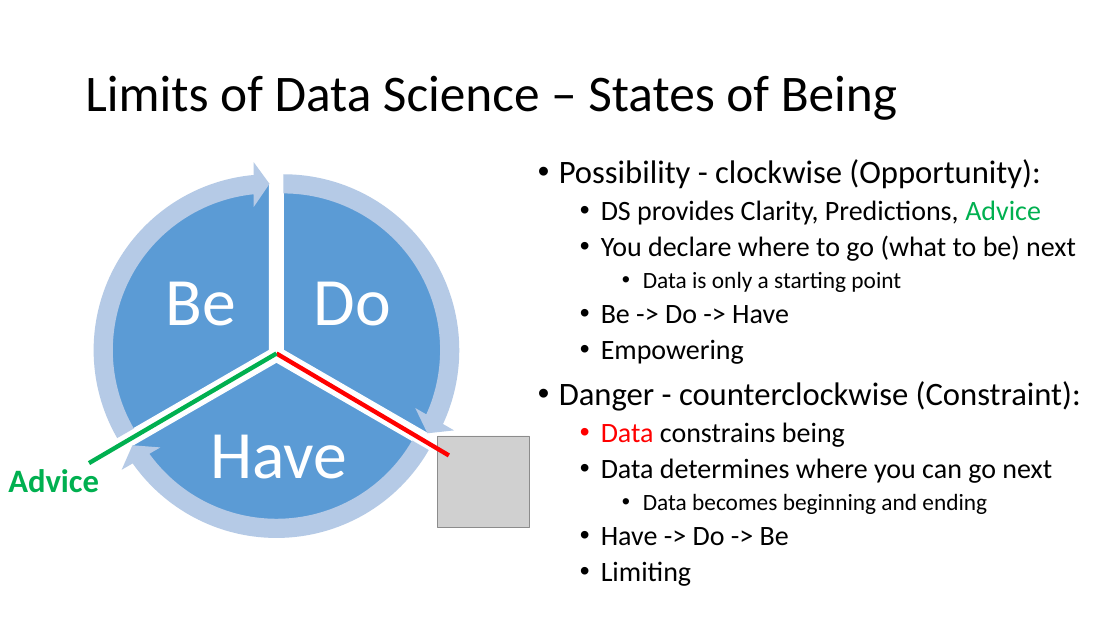
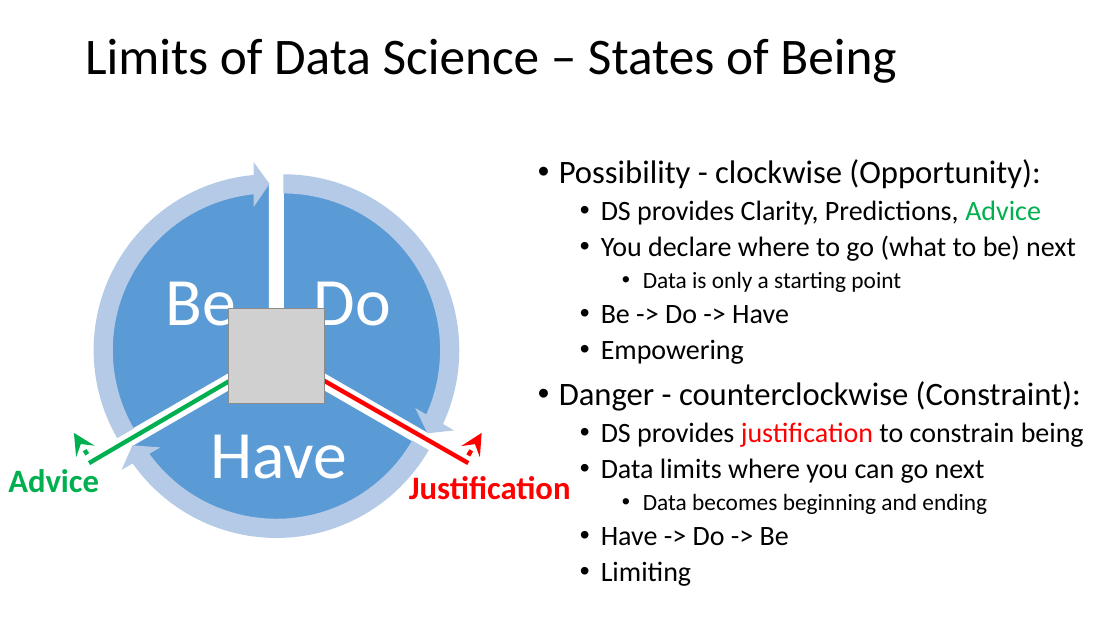
Before and after one commit to codeAligned/rw, a slide deck: slide 23 of dm1/minitalks/ron/knowing_ds/know_ds_rn.pptx (slide 18 before the commit). Drawn at 1120x630 pixels with LibreOffice and Linux fonts; fonts in the diff are those of the drawing; grey boxes stand for pictures. Boxes give left, top, right and bottom in pixels: in the first picture for what was removed or moved away, otherwise in the second. Text is boxed around its words. In the diff, an @@ line names an element or a change of style, - is before the commit and + after.

```diff
--- a/dm1/minitalks/ron/knowing_ds/know_ds_rn.pptx
+++ b/dm1/minitalks/ron/knowing_ds/know_ds_rn.pptx
@@ title "Limits of Data Science – ..." moved from (x1=85, y1=75, x2=897, y2=120) to (x1=85, y1=38, x2=896, y2=83) @@
@@ picture added at (x1=229, y1=308, x2=324, y2=404) @@
@@ line moved from (276, 354) - (449, 455) to (276, 354) - (469, 463) @@
@@ arrow added from (87, 455) to (74, 433), #00B050 3.75 pt @@
@@ picture removed at (x1=438, y1=436, x2=529, y2=528) @@
@@ arrow added from (469, 455) to (481, 433), #FF0000 3.75 pt @@
@@ text at (x1=601, y1=422, x2=1084, y2=483): text changed @@
-  • Data constrains being
-  • Data determines where you can go next
+  • DS provides justification to constrain being
+  • Data limits where you can go next
@@ text added at (x1=409, y1=473, x2=571, y2=500), 28 pt, text #FF0000, bold @@
+Justification
```
Also in this commit, not shown: 2 other slides changed, 5 slides added, 5 other files.
